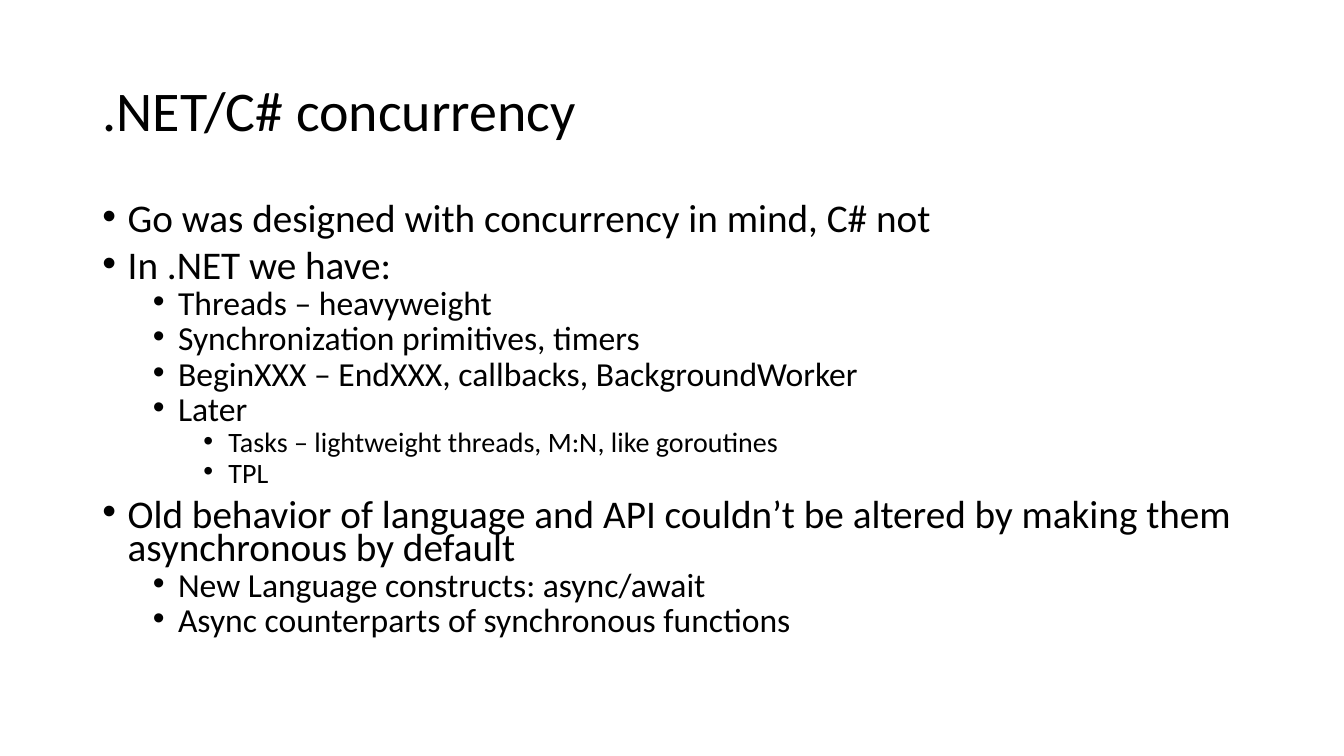
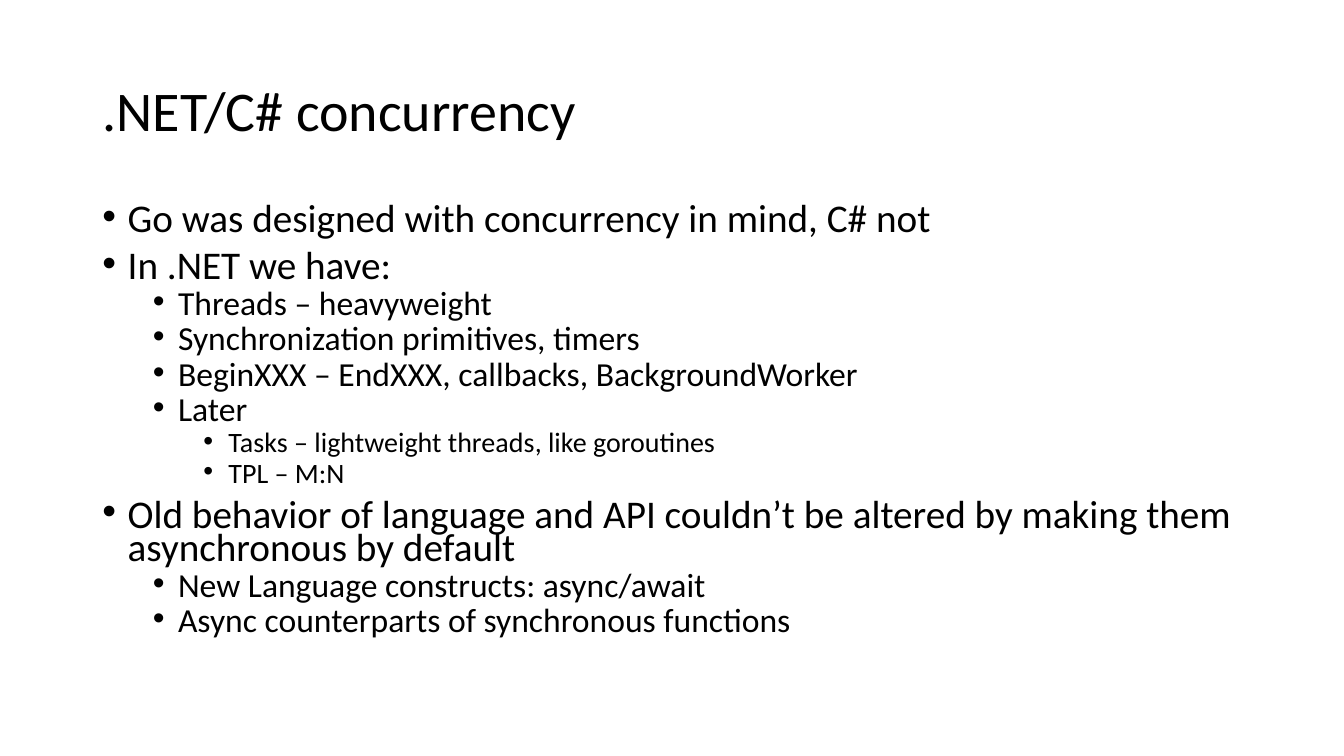
Before and after one commit to kpocza/GoSharp, a slide deck: slide 17 of talks/szszk20180512/SzSzK180512_GoSharp.odp. Drawn at 1344x756 pixels with LibreOffice and Linux fonts; fonts in the diff are those of the drawing. Boxes give left, top, right and bottom in pixels: in the first picture for what was removed or moved away, otherwise in the second. Text is boxed around its words. In the diff, an @@ line names an element or a change of style, - is before the commit and + after.

```diff
--- a/talks/szszk20180512/SzSzK180512_GoSharp.odp
+++ b/talks/szszk20180512/SzSzK180512_GoSharp.odp
@@ text at (228, 432, 715, 484): text changed @@
-    • Tasks – lightweight threads, M:N, like goroutines
-    • TPL
+    • Tasks – lightweight threads, like goroutines
+    • TPL – M:N
```
Also in this commit, not shown: 3 other slides changed, 1 other file.
